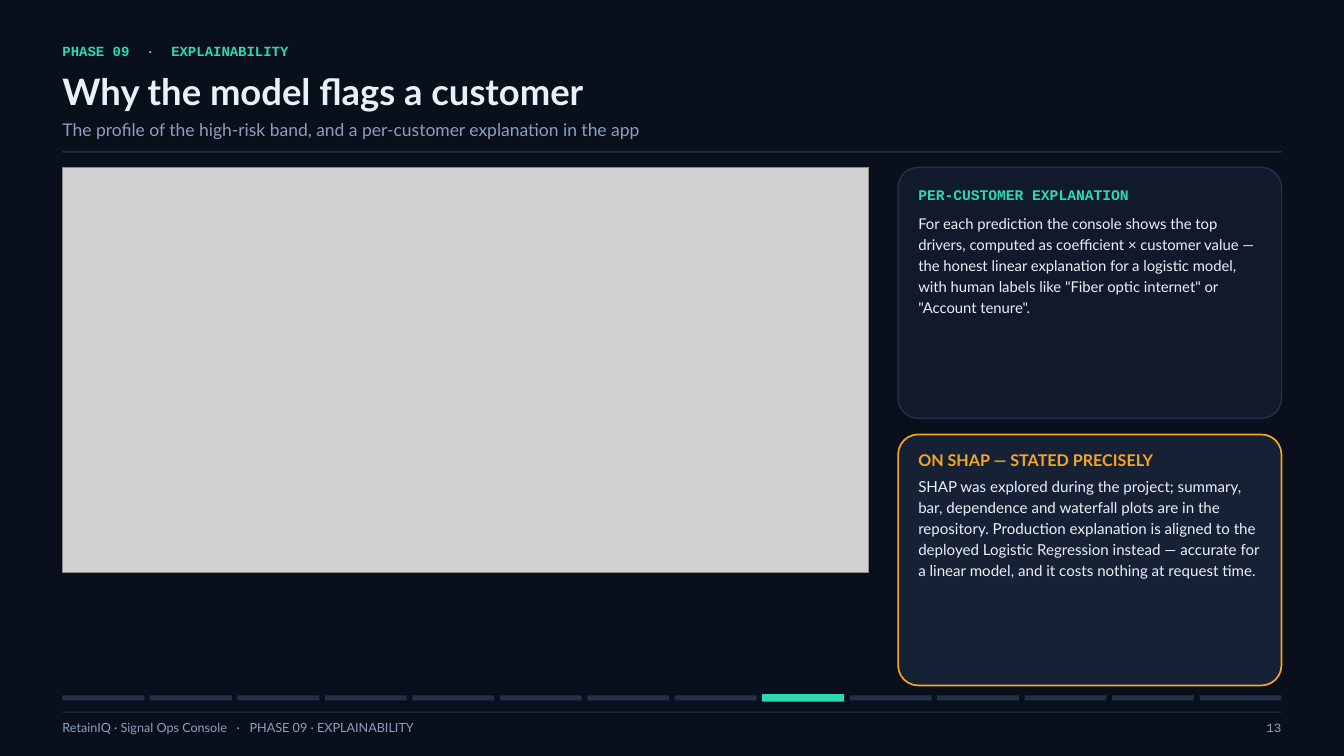
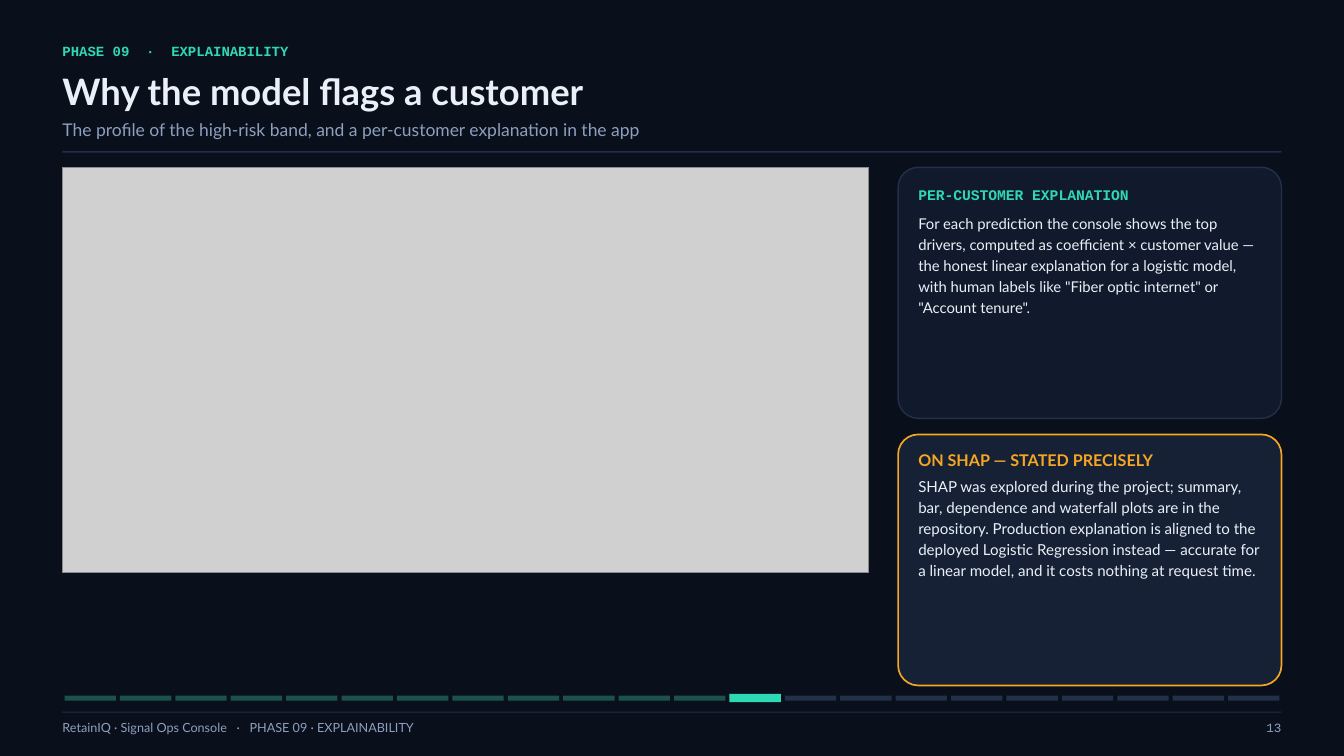
Before and after one commit to Logesh0247/RetainIQ_Signal_Ops_Console, a slide deck: slide 13 of presentation/RetainIQ_Project_Review.pptx. Drawn at 1344x756 pixels with LibreOffice and Linux fonts; fonts in the diff are those of the drawing; grey boxes stand for pictures. Boxes give left, top, right and bottom in pixels: in the first picture for what was removed or moved away, otherwise in the second. Text is boxed around its words. In the diff, an @@ line names an element or a change of style, - is before the commit and + after.

```diff
--- a/presentation/RetainIQ_Project_Review.pptx
+++ b/presentation/RetainIQ_Project_Review.pptx
@@ rectangle: place and size @@
-rectangle at bbox=[63, 696, 144, 701]
+rectangle at bbox=[65, 696, 116, 701]
@@ rectangle: place and size @@
-rectangle at bbox=[238, 696, 320, 701]
+rectangle at bbox=[120, 696, 171, 701]
@@ rectangle: place and size @@
-rectangle at bbox=[412, 696, 494, 701]
+rectangle at bbox=[175, 696, 227, 701]
@@ rectangle: place and size @@
-rectangle at bbox=[588, 696, 669, 701]
+rectangle at bbox=[231, 696, 282, 701]
@@ fill #223049 to #1B524B in 7 elements at bbox=[65, 696, 116, 701], bbox=[120, 696, 171, 701], bbox=[175, 696, 227, 701], bbox=[231, 696, 282, 701], bbox=[342, 696, 393, 701], bbox=[508, 696, 560, 701], bbox=[286, 696, 338, 701] @@
@@ rectangle: place and size @@
-rectangle at bbox=[150, 696, 232, 701]
+rectangle at bbox=[286, 696, 338, 701]
@@ rectangle: place and size @@
-rectangle at bbox=[325, 696, 406, 701]
+rectangle at bbox=[342, 696, 393, 701]
@@ rectangle added at bbox=[397, 696, 449, 701], fill #1B524B @@
@@ rectangle added at bbox=[453, 696, 504, 701], fill #1B524B @@
@@ rectangle: place and size @@
-rectangle at bbox=[500, 696, 582, 701]
+rectangle at bbox=[508, 696, 560, 701]
@@ rectangle added at bbox=[564, 696, 615, 701], fill #1B524B @@
@@ rectangle added at bbox=[619, 696, 670, 701], fill #1B524B @@
@@ rectangle added at bbox=[675, 696, 726, 701], fill #1B524B @@
@@ rectangle: place and size @@
-rectangle at bbox=[762, 695, 844, 702]
+rectangle at bbox=[730, 694, 781, 702]
@@ rectangle: place and size @@
-rectangle at bbox=[675, 696, 756, 701]
+rectangle at bbox=[785, 696, 837, 701]
@@ rectangle: place and size @@
-rectangle at bbox=[850, 696, 932, 701]
+rectangle at bbox=[841, 696, 892, 701]
@@ rectangle added at bbox=[896, 696, 948, 701], fill #223049 @@
@@ rectangle: place and size @@
-rectangle at bbox=[938, 696, 1019, 701]
+rectangle at bbox=[951, 696, 1002, 701]
@@ rectangle added at bbox=[1006, 696, 1058, 701], fill #223049 @@
@@ rectangle: place and size @@
-rectangle at bbox=[1024, 696, 1106, 701]
+rectangle at bbox=[1062, 696, 1113, 701]
@@ rectangle: place and size @@
-rectangle at bbox=[1112, 696, 1194, 701]
+rectangle at bbox=[1117, 696, 1169, 701]
@@ rectangle added at bbox=[1173, 696, 1224, 701], fill #223049 @@
@@ rectangle: place and size @@
-rectangle at bbox=[1200, 696, 1281, 701]
+rectangle at bbox=[1228, 696, 1279, 701]
```
Also in this commit, not shown: 21 other slides changed, 5 other files.
